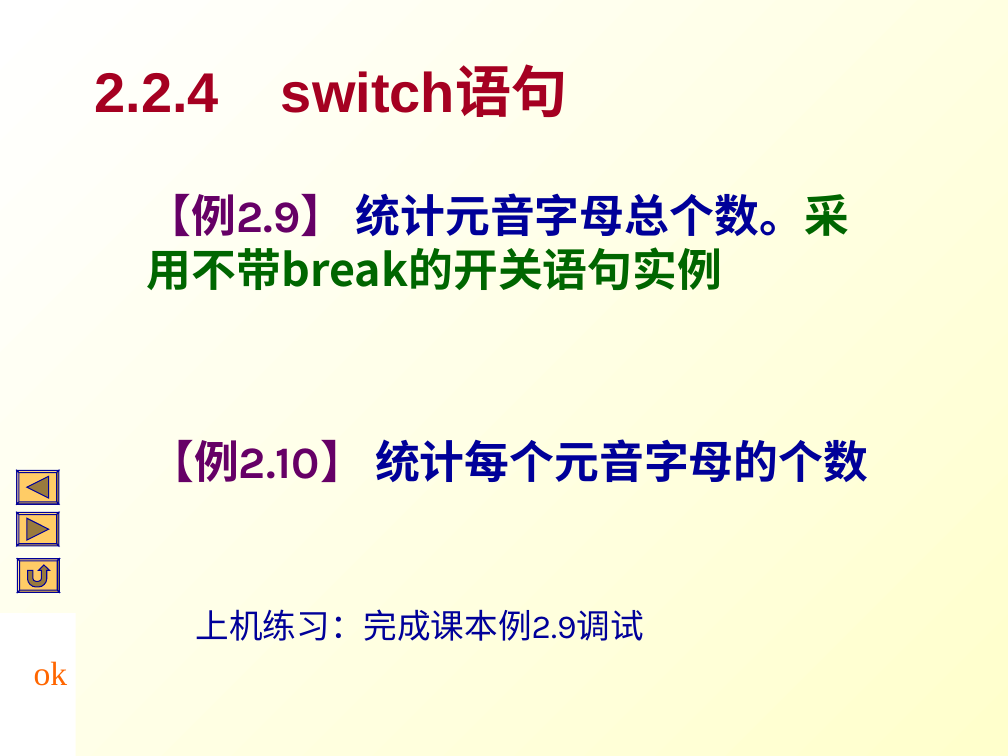
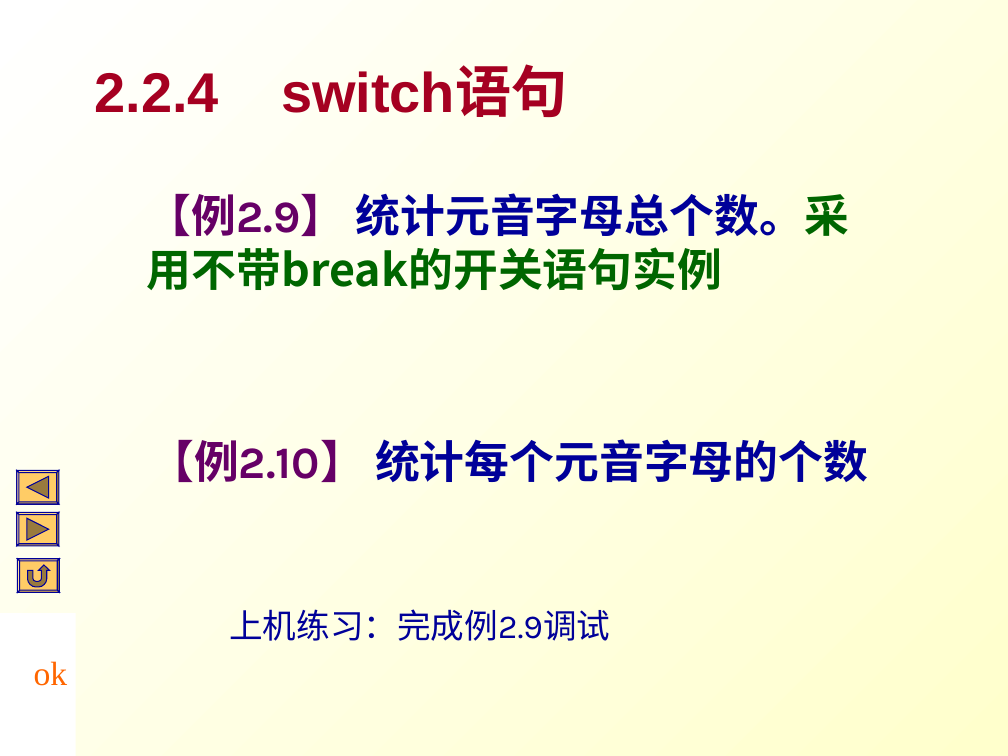
Before and after one commit to Changhe160/Changhe160.github.io, a slide deck: slide 17 of teachingRes/Cplusplus/unit02控制结构.ppt (slide 19 before the commit). Drawn at 1008x756 pixels with LibreOffice and Linux fonts; fonts in the diff are those of the drawing. Boxes give left, top, right and bottom in pixels: in the first picture for what was removed or moved away, otherwise in the second. Text is boxed around its words. In the diff, an @@ line names an element or a change of style, - is before the commit and + after.

```diff
--- a/teachingRes/Cplusplus/unit02控制结构.ppt
+++ b/teachingRes/Cplusplus/unit02控制结构.ppt
@@ text at [229, 609, 610, 641]: text changed @@
-上机练习：完成课本例2.9调试
+上机练习：完成例2.9调试
```
Also in this commit, not shown: 15 other slides changed, 1 slide removed, 1 other file.
